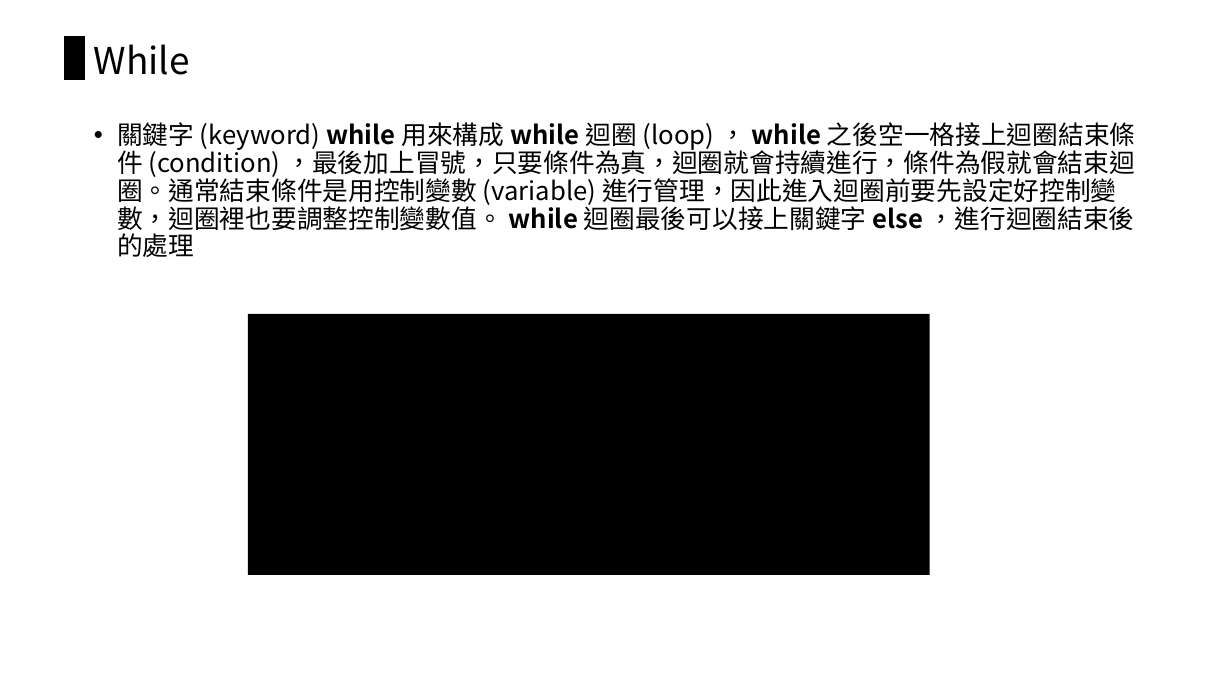
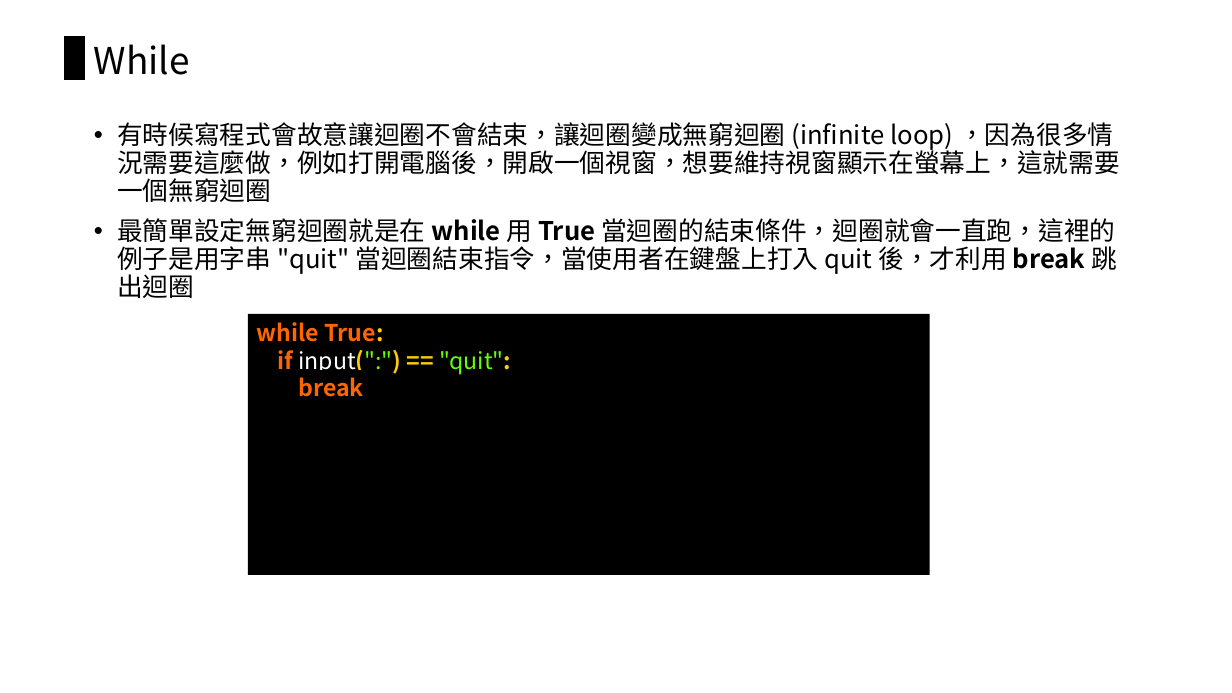
Before and after one commit to chiachin-yen/NCKU_workshop_2018, a slide deck: slide 72 of 2018_Eink工作營.pptx (slide 60 before the commit). Drawn at 1232x693 pixels with LibreOffice and Linux fonts; fonts in the diff are those of the drawing. Boxes give left, top, right and bottom in pixels: in the first picture for what was removed or moved away, otherwise in the second. Text is boxed around its words. In the diff, an @@ line names an element or a change of style, - is before the commit and + after.

```diff
--- a/2018_Eink工作營.pptx
+++ b/2018_Eink工作營.pptx
@@ text at box(117, 122, 1120, 298): text changed @@
-• 關鍵字 (keyword) while 用來構成 while 迴圈 (loop) ， while 之後空一格接上迴圈結束條件 (condition) ，最後加上冒號，只要條件為真，迴圈就會持續進行，條件為假就會結束迴圈。通常結束條件是用控制變數 (variable) 進行管理，因此進入迴圈前要先設定好控制變數，迴圈裡也要調整控制變數值。 while 迴圈最後可以接上關鍵字 else ，進行迴圈結束後的處理
+• 有時候寫程式會故意讓迴圈不會結束，讓迴圈變成無窮迴圈 (infinite loop) ，因為很多情況需要這麼做，例如打開電腦後，開啟一個視窗，想要維持視窗顯示在螢幕上，這就需要一個無窮迴圈
+• 最簡單設定無窮迴圈就是在 while 用 True 當迴圈的結束條件，迴圈就會一直跑，這裡的例子是用字串 "quit" 當迴圈結束指令，當使用者在鍵盤上打入 quit 後，才利用 break 跳出迴圈
@@ text in rectangle at box(257, 322, 511, 397): text added @@
+while True:
+if input(":") == "quit":
+break
```
Also in this commit, not shown: 23 other slides changed, 21 slides added, 4 slides removed.
